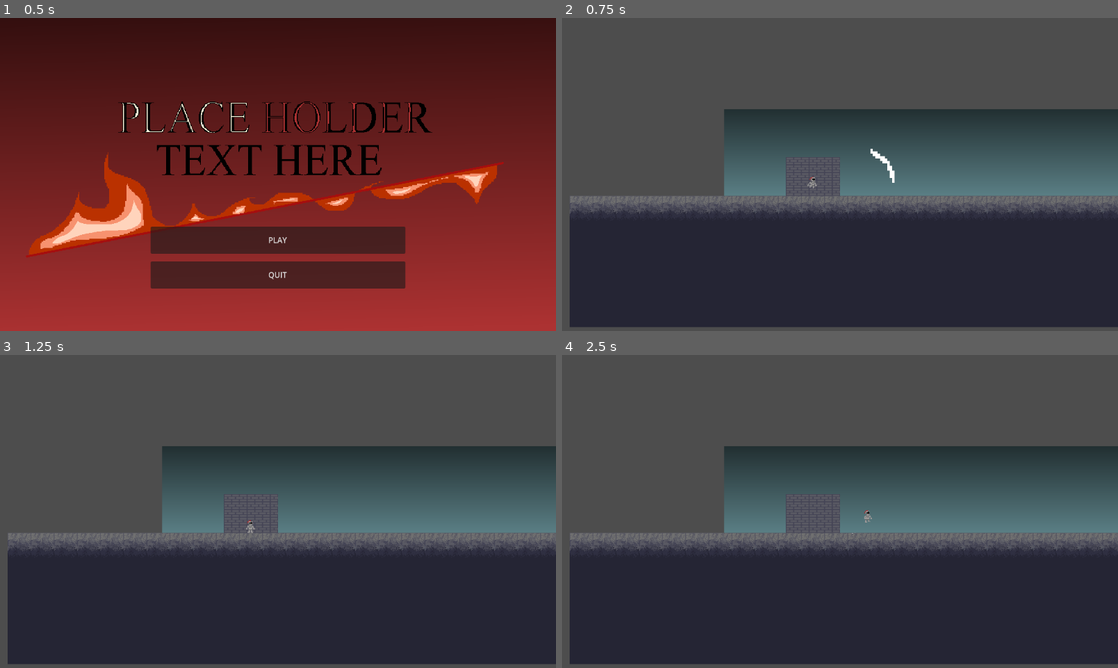
Above: before the commit, frames 1-4 (two rows, left to right).
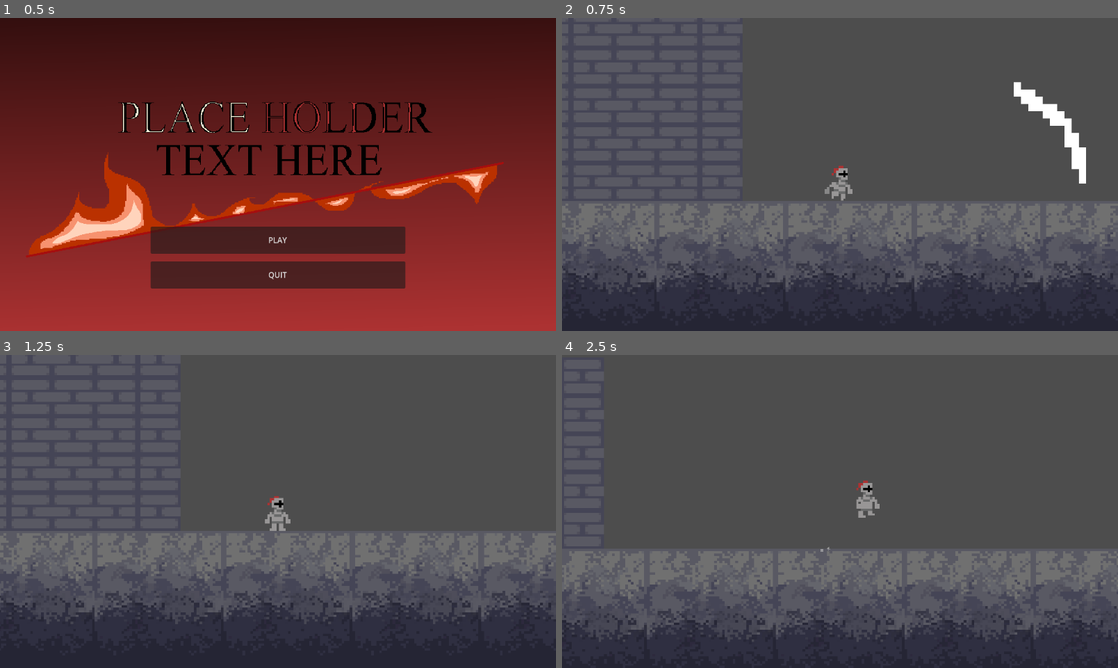
Above: after the commit, the same moments.

Repository: Owen-Harper25/Hollow-Clone
Game: Godot game, scene res://Scenes/title_screen_gui.tscn
Two runs of this game, one before a commit and one after it. Both use one fixed random seed, a clock stepped at 60 frames per second and the inputs below.
Inputs:
- Up to frame 1 (0.5 s): no input
- Up to frame 2 (0.75 s): click "PLAY" at 0.5 s
- Up to frame 3 (1.25 s): no input
- Up to frame 4 (2.5 s): hold D (right) from 1.28 s (still down); tap Shift (sprint) at 1.35, 2.1 s; tap Space (jump) at 1.52, 2.27 s

Frame 1 is identical in both runs. In frame 2, 39% of the frame differs, in the area x 0-100%, y 20-100%; in frame 3, 35%; in frame 4, 41%, in the area x 0-100%, y 29-100%.

Commit message:
Map1 Fix

Diff:
--- a/Scenes/game_manager.tscn
+++ b/Scenes/game_manager.tscn
@@ -1,25 +1,18 @@
 [gd_scene load_steps=5 format=3 uid="uid://bhpa4osybcxmh"]
 
 [ext_resource type="PackedScene" uid="uid://cs5nehq6fugxq" path="res://Scenes/testmap.tscn" id="1_sq00h"]
+[ext_resource type="PackedScene" uid="uid://8d4pvawstgha" path="res://Scenes/map_1.tscn" id="2_fgdfb"]
 [ext_resource type="PackedScene" uid="uid://ba6pf7ajyadmn" path="res://Scenes/player.tscn" id="2_mmt5l"]
 [ext_resource type="Script" uid="uid://bxw3oecys3lra" path="res://Scripts/SmoothCamera.gd" id="3_fgdfb"]
-[ext_resource type="Texture2D" uid="uid://k13hwk0i7umv" path="res://Assets/Sprites/Background.png" id="4_mmt5l"]
 
 [node name="Game Manager" type="Node2D"]
 
-[node name="ParallexFolder" type="Node2D" parent="."]
-position = Vector2(-1, 2)
-
-[node name="Parallax2D" type="Parallax2D" parent="ParallexFolder"]
-scroll_scale = Vector2(0.9, 0)
-scroll_offset = Vector2(638, -3)
-repeat_size = Vector2(480, 0)
-
-[node name="Sprite2D" type="Sprite2D" parent="ParallexFolder/Parallax2D"]
-z_index = -5
-texture = ExtResource("4_mmt5l")
+[node name="Map_1" parent="." instance=ExtResource("2_fgdfb")]
+position = Vector2(-1134.9999, -586)
+scale = Vector2(1.8536633, 1.6507941)
 
 [node name="MainGround" parent="." instance=ExtResource("1_sq00h")]
+visible = false
 position = Vector2(-1040, -693)
 scale = Vector2(1.8536633, 1.6507941)
 
--- a/Scenes/map_1.tscn
+++ b/Scenes/map_1.tscn
@@ -1,8 +1,7 @@
-[gd_scene load_steps=8 format=4 uid="uid://8d4pvawstgha"]
+[gd_scene load_steps=7 format=4 uid="uid://8d4pvawstgha"]
 
 [ext_resource type="Texture2D" uid="uid://k13hwk0i7umv" path="res://Assets/Sprites/Background.png" id="1_dcmhf"]
 [ext_resource type="Texture2D" uid="uid://dasl4yw1txi83" path="res://Assets/Sprites/CastleInteriorTileSet.png" id="1_gt30j"]
-[ext_resource type="PackedScene" uid="uid://ba6pf7ajyadmn" path="res://Scenes/player.tscn" id="1_pj5k7"]
 
 [sub_resource type="TileSetAtlasSource" id="TileSetAtlasSource_pj5k7"]
 texture = ExtResource("1_gt30j")
@@ -174,9 +173,6 @@
 
 [node name="Map_1" type="TileMapLayer"]
 
-[node name="Player" parent="." instance=ExtResource("1_pj5k7")]
-position = Vector2(519, 329)
-
 [node name="Foreground" type="TileMapLayer" parent="."]
 
 [node name="MainGround" type="TileMapLayer" parent="."]
--- a/Scripts/title_screen_gui.gd
+++ b/Scripts/title_screen_gui.gd
@@ -5,5 +5,5 @@
 
 
 func _on_play_game_button_down() -> void:
-	get_tree().change_scene_to_file("res://Scenes/map_1.tscn")
+	get_tree().change_scene_to_file("res://Scenes/game_manager.tscn")
 	pass # Replace with function body.
